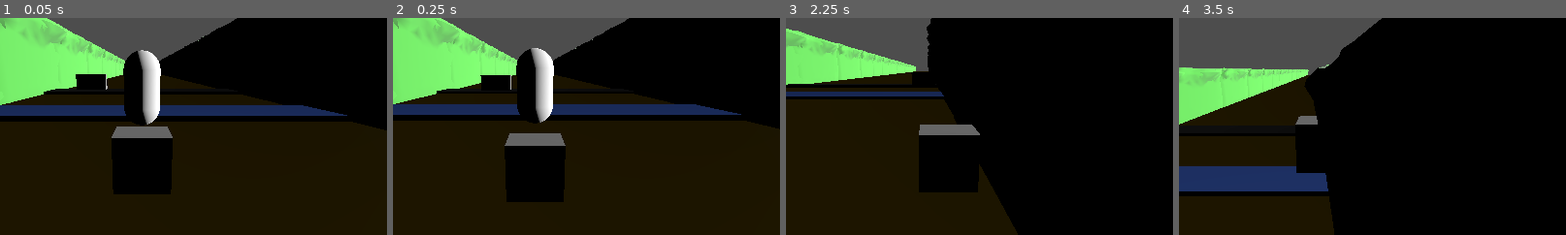
Above: before the commit, frames 1-4 (left to right).
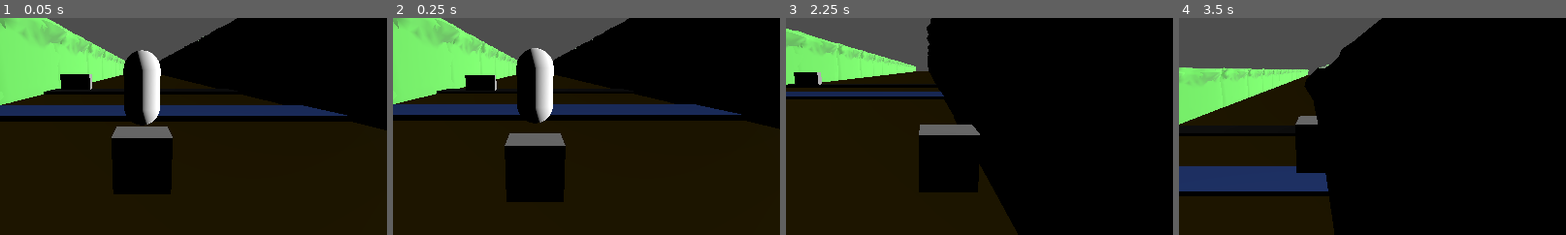
Above: after the commit, the same moments.

Repository: notadoctortired/SleepyFrog
Game: Godot game, scene res://scenes/main_scene.tscn
Same seed, same stepped clock (60 frames per second), same inputs: the game is played once before the commit and once after it.
Inputs (mouse positions are % of the whole screen's width and height, from its top left):
- Up to frame 1 (0.05 s): no input
- Up to frame 2 (0.25 s): no input
- Up to frame 3 (2.25 s): tap Enter (ui_accept) at 0.5 s; move the mouse to (72, 45) at 0.52 s; hold Right (move_right) 0.53-1.28 s; hold F 0.53-1.28 s; click (72, 45) at 0.67 s; tap Space (jump) at 0.77, 1.52 s; move the mouse to (30, 55) at 1.27 s; hold Down (move_backward) 1.28-2.03 s; tap Q at 1.35 s; move the mouse to (60, 28) at 2.02 s; hold Right (move_right) from 2.03 s (still down); hold F from 2.03 s (still down)
- Up to frame 4 (3.5 s): move the mouse to (45, 70) at 2.77 s; release Right (move_right) at 2.78 s; release F at 2.78 s; hold Up (move_forward) from 2.78 s (still down); tap Q at 2.85 s; click (45, 70) at 2.92 s; tap Space (jump) at 3.02 s
The pictures show only the part of the screen within x 32-82%, y 18-68%; the shares and areas given below are measured in that part.

The runs differ from the first frame. In frame 1, 0.6% of the frame differs, in the area x 15-28%, y 25-34%; in frame 2, 0.5%; in frame 3, 0.7%, in the area x 2-39%, y 25-31%; in frame 4, nothing differs.

Commit message:
optimised kill scripts, removed redundancies, continued work on car script

Diff:
--- a/scenes/car.tscn
+++ b/scenes/car.tscn
@@ -1,6 +1,7 @@
-[gd_scene load_steps=5 format=3 uid="uid://cnu2q2p0ew25c"]
+[gd_scene load_steps=6 format=3 uid="uid://cnu2q2p0ew25c"]
 
-[ext_resource type="Script" uid="uid://dn2elxd2ybxk7" path="res://scripts/Car Scripts/car.gd" id="1_c35m8"]
+[ext_resource type="Script" uid="uid://dn2elxd2ybxk7" path="res://scripts/car.gd" id="1_c35m8"]
+[ext_resource type="Script" uid="uid://nrnm1vr2sbfk" path="res://scripts/kill_script.gd" id="2_qt2eu"]
 
 [sub_resource type="BoxMesh" id="BoxMesh_7822p"]
 
@@ -23,7 +24,8 @@
 shape = SubResource("BoxShape3D_c35m8")
 
 [node name="CarArea" type="Area3D" parent="Car_Moving"]
-transform = Transform3D(1.24923, 0, 0, 0, 1.45615, 0, 0, 0, 2.89726, 0, 0, 0)
+transform = Transform3D(1.29595, 0, 0, 0, 1.53066, 0, 0, 0, 2.96173, 0, 0, 0)
+script = ExtResource("2_qt2eu")
 
 [node name="CollisionShape3D" type="CollisionShape3D" parent="Car_Moving/CarArea"]
 transform = Transform3D(1.01, 0, 0, 0, 1.01, 0, 0, 0, 1.01, 0, 0, 0)
--- a/scenes/main_scene.tscn
+++ b/scenes/main_scene.tscn
@@ -7,13 +7,12 @@
 [ext_resource type="Script" uid="uid://dlexewiouo2yn" path="res://addons/phantom_camera/scripts/resources/tween_resource.gd" id="3_pu3yx"]
 [ext_resource type="Script" uid="uid://bomp7gl6hf50q" path="res://scripts/energy_bar.gd" id="5_gubc5"]
 [ext_resource type="Script" uid="uid://cjgqcqq1xf63f" path="res://scripts/timer.gd" id="6_rt2n2"]
-[ext_resource type="Script" uid="uid://cyhxga13dtwq3" path="res://scripts/Kill Scripts/kill_plain.gd" id="8_18nlu"]
 [ext_resource type="ArrayMesh" uid="uid://dvrrewessyskc" path="res://models/side_cliff_blocker.obj" id="9_c1pb6"]
 [ext_resource type="Script" uid="uid://c5mykx208e3sp" path="res://scripts/barrier_detection.gd" id="10_6wevv"]
 [ext_resource type="Material" uid="uid://bngkyycmntx7a" path="res://materials/Cliff_Mat.tres" id="10_e1cbu"]
 [ext_resource type="Material" uid="uid://b4i68vj02jjg4" path="res://materials/Floor_Mat.tres" id="10_mngbo"]
 [ext_resource type="Material" uid="uid://bdge1tdb058gl" path="res://materials/Road_Mat.tres" id="13_4w45t"]
-[ext_resource type="Script" uid="uid://nrnm1vr2sbfk" path="res://scripts/Kill Scripts/kill_script.gd" id="13_r6p65"]
+[ext_resource type="Script" uid="uid://nrnm1vr2sbfk" path="res://scripts/kill_script.gd" id="13_r6p65"]
 [ext_resource type="Material" uid="uid://gow1ki2m21ci" path="res://materials/Water_Mat.tres" id="14_r6p65"]
 [ext_resource type="PackedScene" uid="uid://cnu2q2p0ew25c" path="res://scenes/car.tscn" id="16_01n6w"]
 
@@ -164,7 +163,7 @@
 
 [node name="Kill_Plain" type="Area3D" parent="."]
 transform = Transform3D(1, 0, 0, 0, 1, 0, 0, 0, 1, 0, -47, -3)
-script = ExtResource("8_18nlu")
+script = ExtResource("13_r6p65")
 
 [node name="Collision_KP" type="CollisionShape3D" parent="Kill_Plain"]
 transform = Transform3D(31915.1, 0, 0, 0, 1, 0, 0, 0, 7744.58, 0, 0, 0)
@@ -1003,4 +1002,4 @@
 shape = SubResource("BoxShape3D_01n6w")
 
 [node name="Car" parent="Obstacles" instance=ExtResource("16_01n6w")]
-transform = Transform3D(1, 0, 0, 0, 1, 0, 0, 0, 1, -5.07611, 1.34799, -24.6913)
+transform = Transform3D(1, 0, 0, 0, 1, 0, 0, 0, 1, -6.62546, 1.34799, -24.6913)
--- a/scripts/Kill Scripts/kill_script.gd
+++ /dev/null
@@ -1,11 +0,0 @@
-extends Area3D
-
-var plr = ""
-
-func _ready():
-	plr = get_parent().get_parent().get_parent().get_node("Player")
-	body_entered.connect(_on_body_entered)
-
-func _on_body_entered(body):
-	if body == plr:
-		get_tree().reload_current_scene()
--- a/scripts/add_energy.gd
+++ b/scripts/add_energy.gd
@@ -7,7 +7,7 @@
 	body_entered.connect(_on_body_entered)
 
 func _on_body_entered(body):
-	if body == plr:
+	if body.name == "Player":
 		if plr.energy < 100:
 			if plr.energy >= 80:
 				print("plr set to full")
--- a/scripts/barrier_detection.gd
+++ b/scripts/barrier_detection.gd
@@ -8,12 +8,12 @@
 	body_exited.connect(_on_body_left)
 
 func _on_body_entered(body):
-	if body == plr:
+	if body.name == "Player":
 		plr.cooldown = true
 		plr.barrier_check = true
 		print("entered!")
 func _on_body_left(body):
-	if body == plr:
+	if body.name == "Player":
 		plr.cooldown = false
 		plr.barrier_check = false
 		print("left!")
--- a/scripts/Car Scripts/car.gd
+++ b/scripts/car.gd
@@ -1,7 +1,7 @@
 extends RigidBody3D
 
 @export var speed = 20
-var timer = 5
+var timer = 2
 var respawn = false
 var origin_pos: Vector3 = Vector3.ZERO
 
@@ -15,7 +15,7 @@
 	if timer > 0:
 		timer -= delta
 	else:
-		timer = 5
+		timer = 2
 		respawn = true
 
 	if respawn:
--- a/scripts/Kill Scripts/kill_plain.gd
+++ b/scripts/kill_script.gd
@@ -1,11 +1,9 @@
 extends Area3D
 
-var plr = ""
 
 func _ready():
-	plr = get_parent().get_parent().get_node("Player")
 	body_entered.connect(_on_body_entered)
 
 func _on_body_entered(body):
-	if body == plr:
+	if body.name == "Player":
 		get_tree().reload_current_scene()
Not shown: 1 places in scenes/main_scene.tscn that only renumber resources
Not shown, removed: scripts/Kill Scripts/kill_plain.gd.uid
Renamed: scripts/Car Scripts/car.gd.uid -> scripts/car.gd.uid
Renamed: scripts/Kill Scripts/kill_script.gd.uid -> scripts/kill_script.gd.uid
